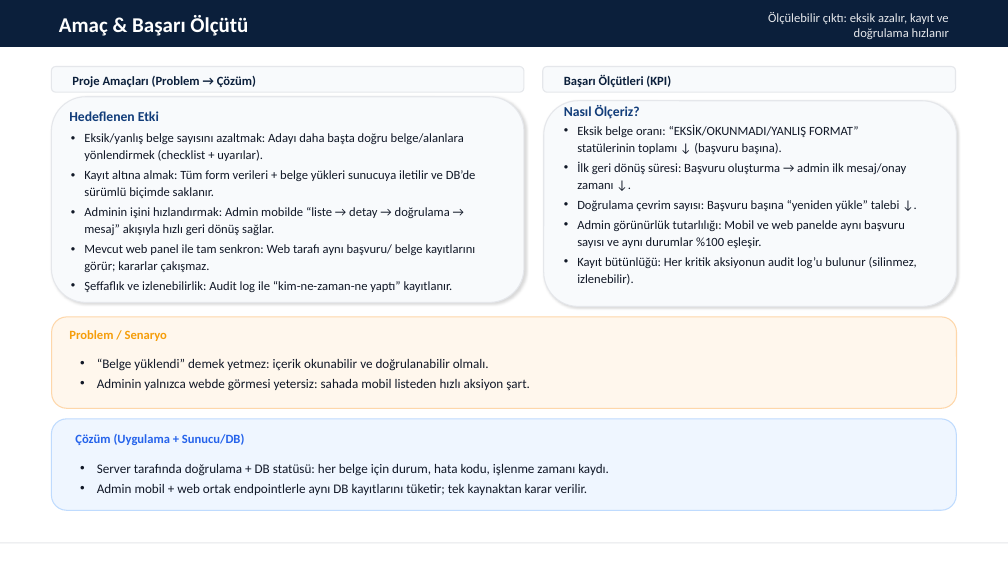
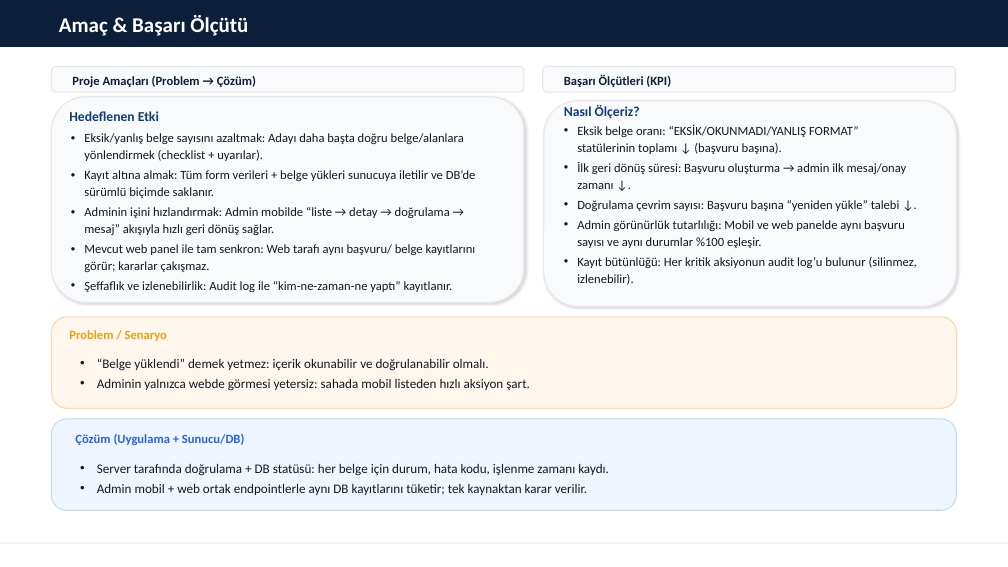
Before and after one commit to tunayalc/innoder, a slide deck: slide 3 of Mobil_Uygulama.pptx. Drawn at 1008x567 pixels with LibreOffice and Linux fonts; fonts in the diff are those of the drawing. Boxes give left, top, right and bottom in pixels: in the first picture for what was removed or moved away, otherwise in the second. Text is boxed around its words. In the diff, an @@ line names an element or a change of style, - is before the commit and + after.

```diff
--- a/Mobil_Uygulama.pptx
+++ b/Mobil_Uygulama.pptx
@@ text removed at [768,12,949,39] @@
-Ölçülebilir çıktı: eksik azalır, kayıt ve doğrulama hızlanır
```
Also in this commit, not shown: 4 other slides changed, 40 other files.
